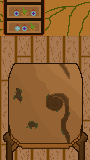
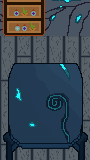
Comparing the layer stacks of the two 90×160 images. Changes:
painted on "Слой 33" over <box>50,0,85,29</box>
painted on "Слой 21" over <box>3,63,88,160</box>
painted on "Слой 43" over <box>0,0,90,160</box>
removed layer "Слой 36" over <box>0,0,90,160</box>
